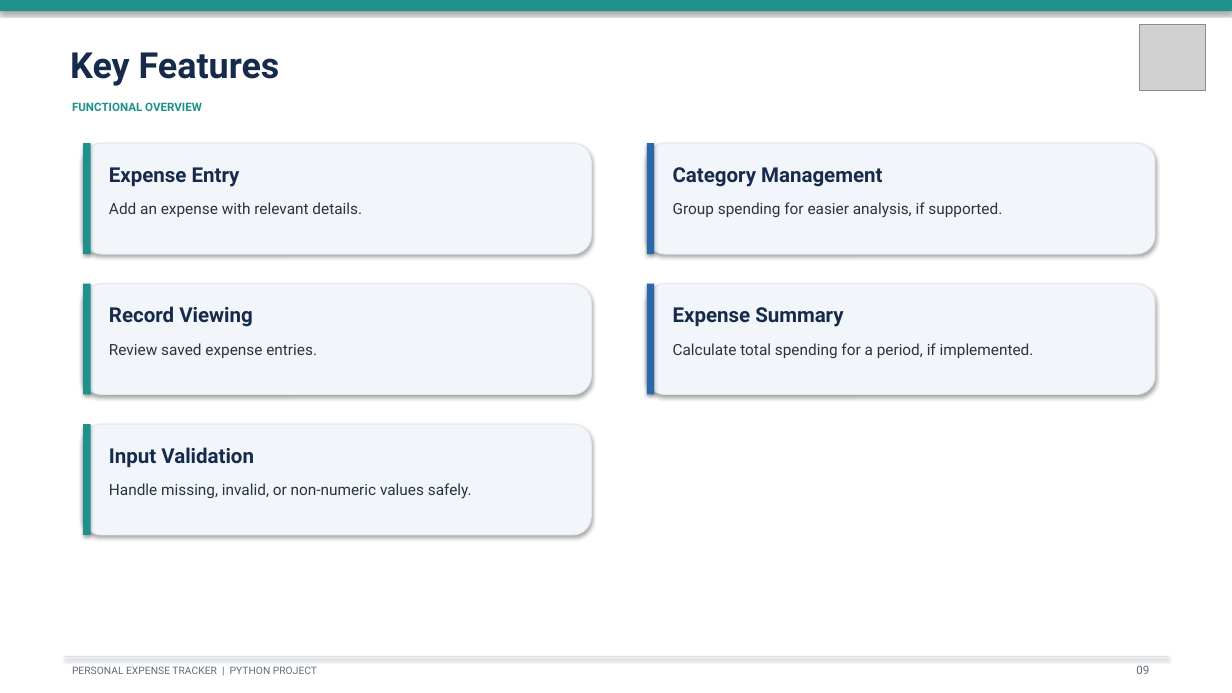
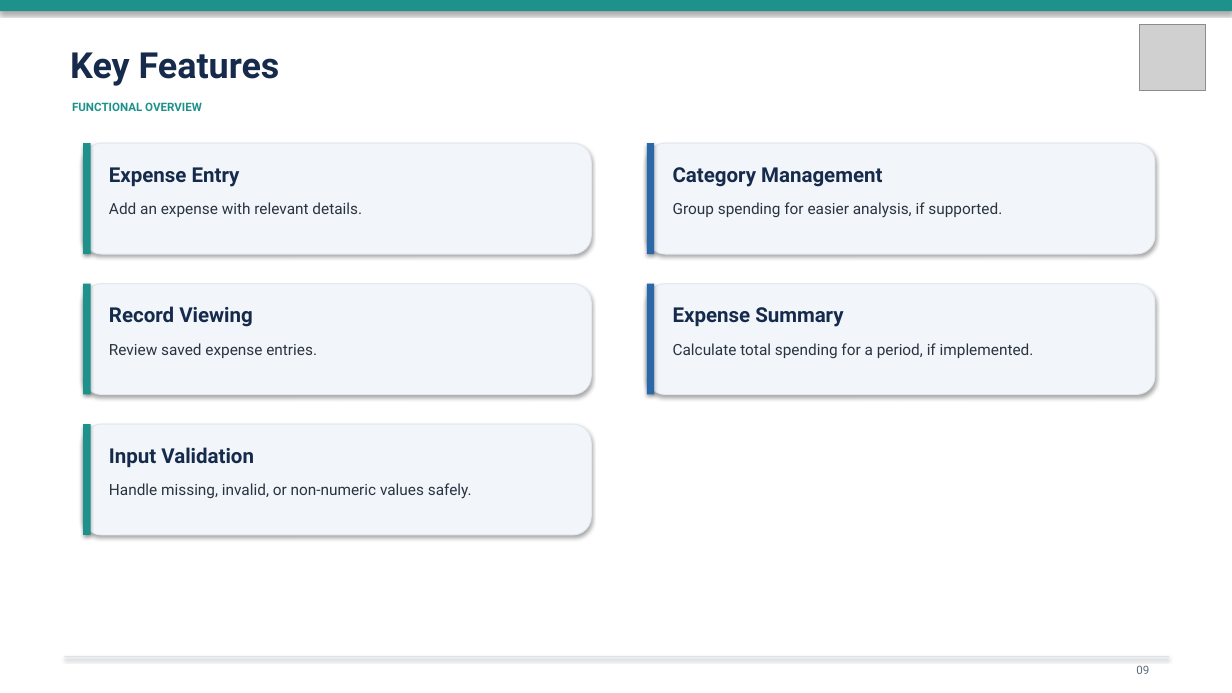
Before and after one commit to su0miiibera/Personal-Expense-Tracker, a slide deck: slide 8 of Personal_Expense_Tracker_Presentation.pptx. Drawn at 1232x693 pixels with LibreOffice and Linux fonts; fonts in the diff are those of the drawing; grey boxes stand for pictures. Boxes give left, top, right and bottom in pixels: in the first picture for what was removed or moved away, otherwise in the second. Text is boxed around its words. In the diff, an @@ line names an element or a change of style, - is before the commit and + after.

```diff
--- a/Personal_Expense_Tracker_Presentation.pptx
+++ b/Personal_Expense_Tracker_Presentation.pptx
@@ text removed at <box>72,666,317,674</box> @@
-PERSONAL EXPENSE TRACKER | PYTHON PROJECT
```
Also in this commit, not shown: 10 other slides changed, 1 other file.
